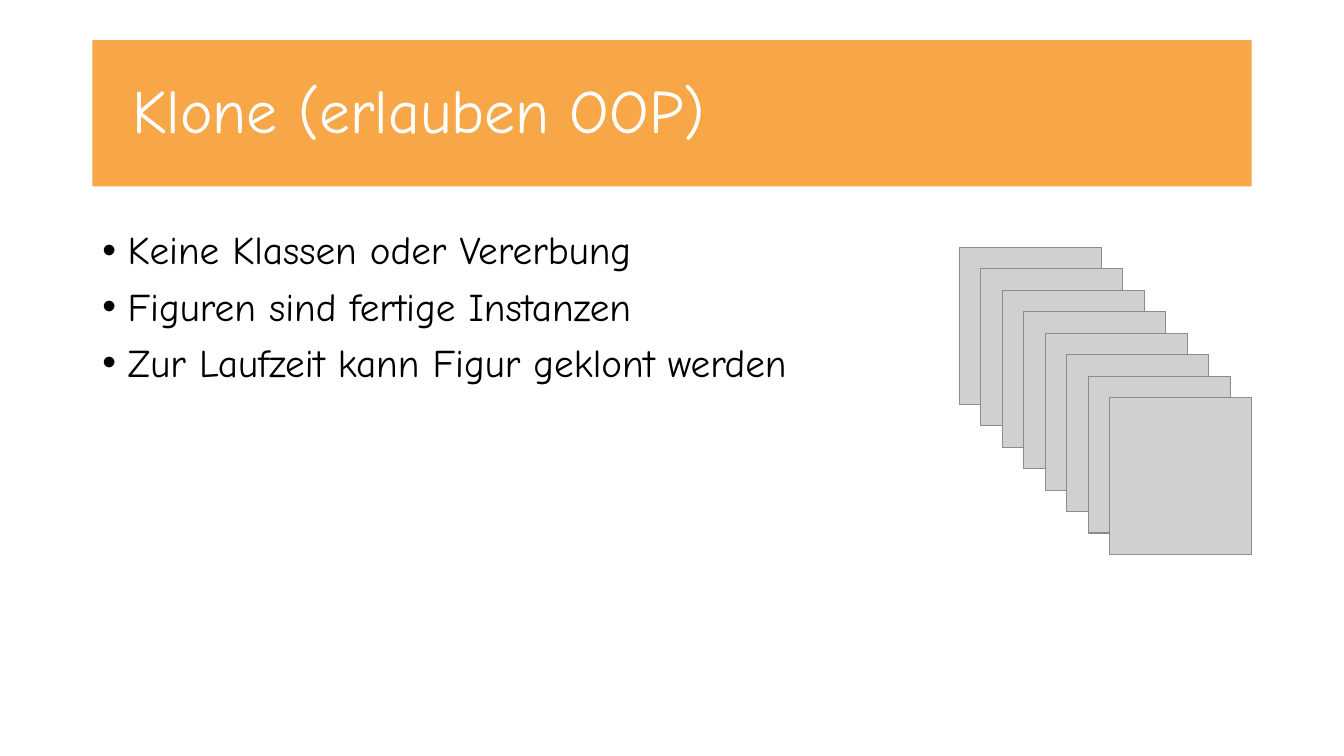
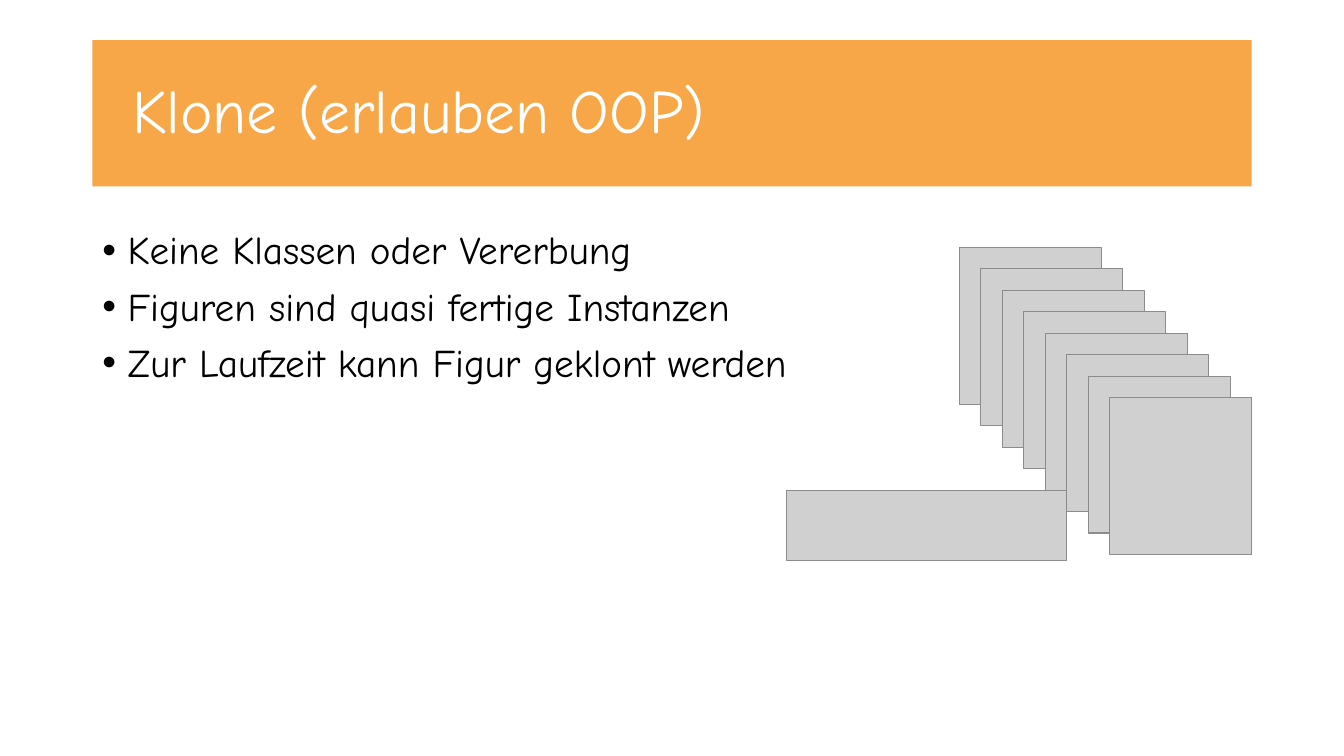
Before and after one commit to UncleBench/PCP-Projekt, a slide deck: slide 6 of Praesentation.pptx (slide 5 before the commit). Drawn at 1344x756 pixels with LibreOffice and Linux fonts; fonts in the diff are those of the drawing; grey boxes stand for pictures. Boxes give left, top, right and bottom in pixels: in the first picture for what was removed or moved away, otherwise in the second. Text is boxed around its words. In the diff, an @@ line names an element or a change of style, - is before the commit and + after.

```diff
--- a/Praesentation.pptx
+++ b/Praesentation.pptx
@@ text at box(128, 294, 730, 329): text changed @@
-• Figuren sind fertige Instanzen
+• Figuren sind quasi fertige Instanzen
@@ picture added at box(786, 491, 1067, 561) @@
```
Also in this commit, not shown: 3 other slides changed, 1 slide added, 1 other file.
